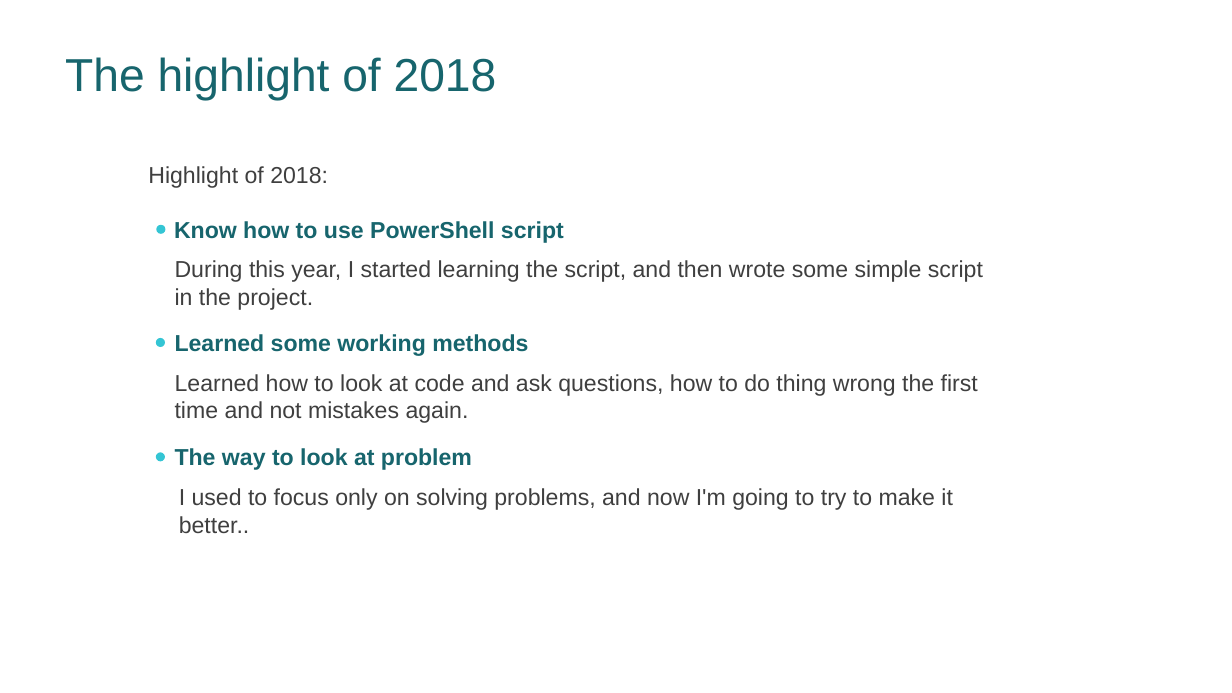
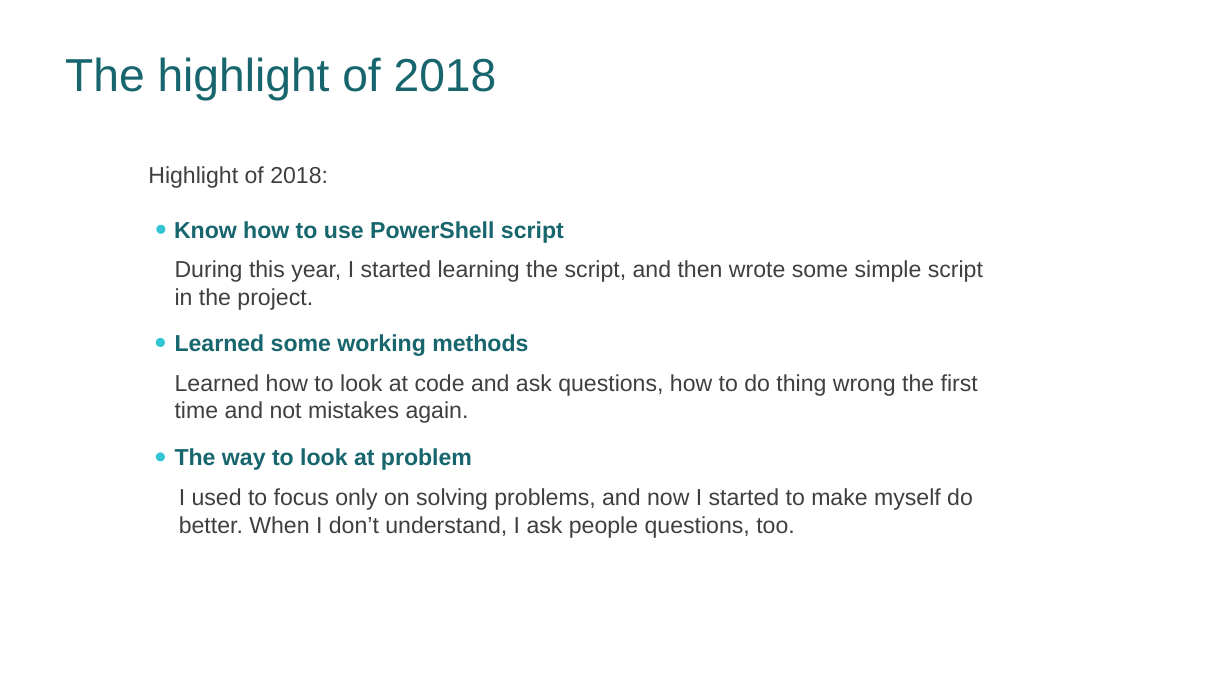
Before and after one commit to CelinaWu9833/Test, a slide deck: slide 4 of AnnualSummary_Moto_CelinaWu_WT01450_2018.ppt. Drawn at 1232x693 pixels with LibreOffice and Linux fonts; fonts in the diff are those of the drawing; background and template pictures are left out. Boxes give left, top, right and bottom in pixels: in the first picture for what was removed or moved away, otherwise in the second. Text is boxed around its words. In the diff, an @@ line names an element or a change of style, - is before the commit and + after.

```diff
--- a/AnnualSummary_Moto_CelinaWu_WT01450_2018.ppt
+++ b/AnnualSummary_Moto_CelinaWu_WT01450_2018.ppt
@@ text at bbox=[179, 488, 973, 538]: text changed @@
-I used to focus only on solving problems, and now I'm going to try to make it better..
+I used to focus only on solving problems, and now I started to make myself do better. When I don’t understand, I ask people questions, too.
```
Also in this commit, not shown: 3 other slides changed, 3 other files.
